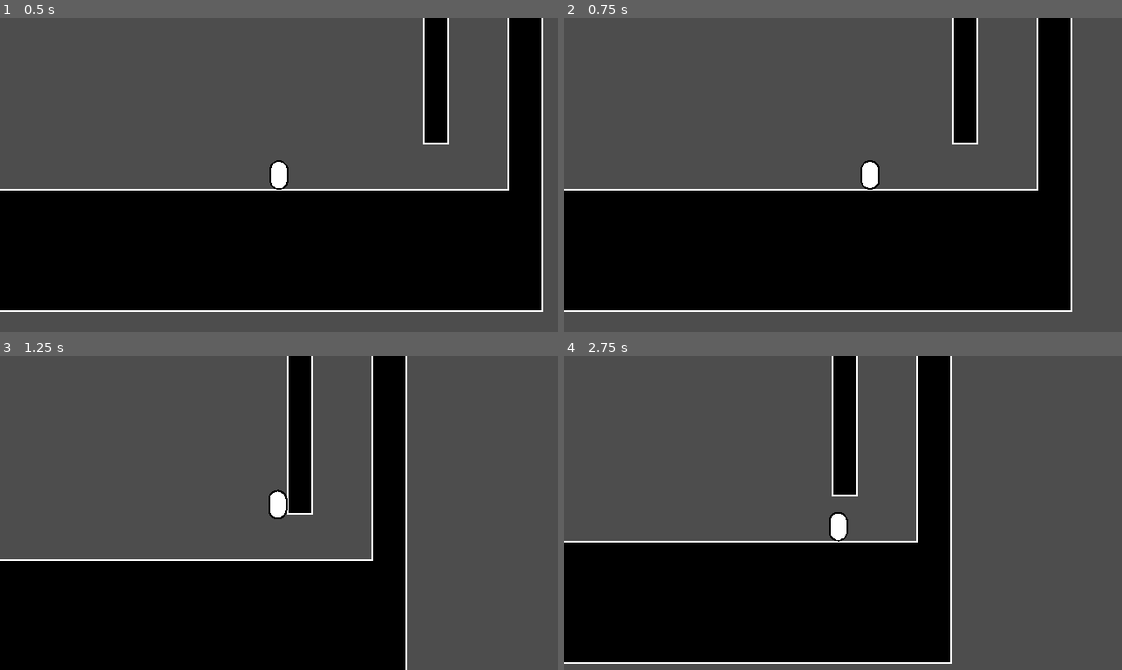
Above: before the commit, frames 1-4 (two rows, left to right).
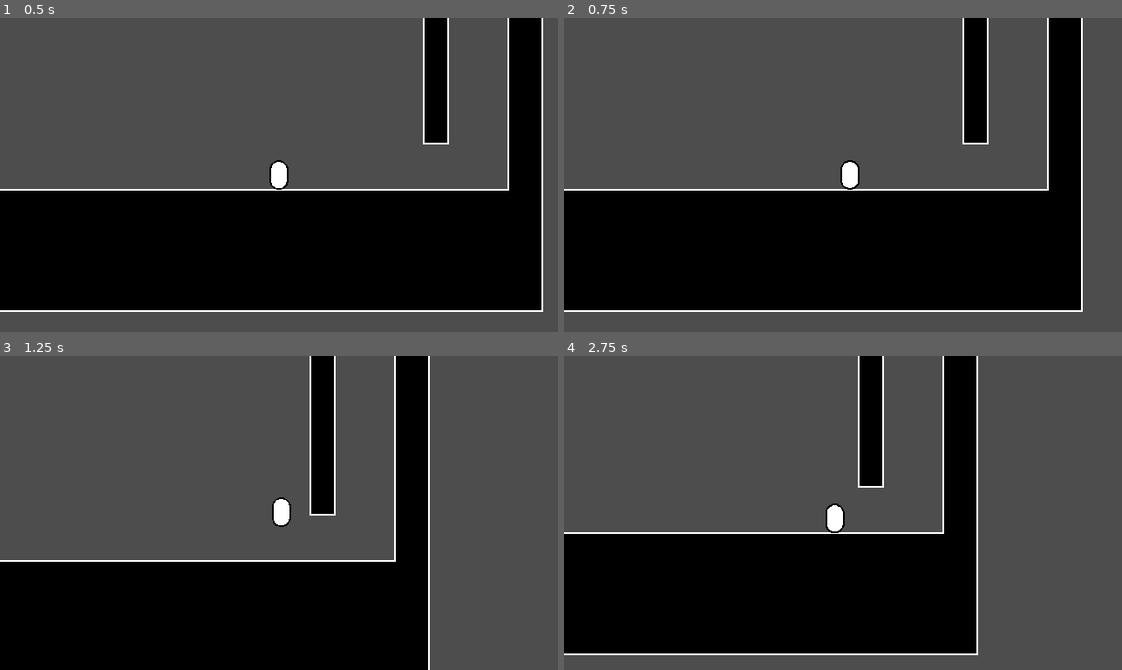
Above: after the commit, the same moments.

Repository: OwlOnTheHill/Weaver-And-The-Whisper
Game: Godot game, scene res://Scenes/world.tscn
Two runs of this game, one before a commit and one after it. Both use one fixed random seed, a clock stepped at 60 frames per second and the inputs below. Before the commit the project starts from res://world.tscn.
Inputs (mouse positions are in pixels of both pictures, inside the frame that each line leads up to):
- Up to frame 1 (0.5 s): no input
- Up to frame 2 (0.75 s): move the mouse to (965, 159) at 0.52 s; hold D (move_right) from 0.53 s (still down); tap Shift (dash) at 0.6 s
- Up to frame 3 (1.25 s): keep holding D (move_right); tap Space (jump) at 0.77, 0.8, 1.07 s
- Up to frame 4 (2.75 s): move the mouse to (731, 528) at 1.27 s; tap Space (jump) at 1.35, 1.52, 1.82, 2.3 s; tap Shift (dash) at 1.55 s; move the mouse to (898, 443) at 2.02 s; release D (move_right) at 2.03 s; hold A (move_left) from 2.03 s (still down); click (898, 443) at 2.1 s

Frame 1 is identical in both runs. In frame 2, 5.6% of the frame differs, in the area x 49-93%, y 0-94%; in frame 3, 12%; in frame 4, 16%, in the area x 0-75%, y 0-99%.

Commit message:
Added Double Jump+Locked Abilities+Organized
Organized Folders. I added double jump but locked it until later along with dash.

Diff:
--- a/ash.gd
+++ b/Characters/Player/ash.gd
@@ -16,11 +16,12 @@
 
 # Variable Gravity Settings
 var fall_gravity_multiplier = 1.0
-const MAX_GRAVITY_MULTIPLIER = 1.5 # Maximum gravity increase (1.5x normal)
-const GRAVITY_RAMP_SPEED = 1.5 # How fast gravity increases per second
+const MAX_GRAVITY_MULTIPLIER = 1.5
+const GRAVITY_RAMP_SPEED = 1.5
 
 # ABILITY UNLOCKS
-var double_jump_unlocked = false # Set this to true later in the game
+var double_jump_unlocked = false
+var dash_unlocked = false # DASH IS NOW LOCKED BY DEFAULT
 var current_jumps = 0
 const MAX_JUMPS = 2
 
@@ -28,7 +29,7 @@
 var is_combat_mode = false
 var was_on_floor = false
 var is_attacking = false
-var can_dash = true
+var can_dash = true # Runtime flag (can I dash *right now*?)
 var dash_direction = 0
 var dash_time_left = 0.0
 
@@ -46,7 +47,6 @@
 	if current_state != State.DASH:
 		apply_gravity(delta)
 	else:
-		# Reset gravity buildup while dashing
 		fall_gravity_multiplier = 1.0
 
 	handle_coyote_time()
@@ -55,7 +55,7 @@
 	if is_on_floor():
 		can_dash = true
 		current_jumps = 0
-		fall_gravity_multiplier = 1.0 # Reset gravity accumulation
+		fall_gravity_multiplier = 1.0
 
 	#STATE MACHINE SWITCHER
 	match current_state:
@@ -131,7 +131,7 @@
 	if state_just_changed:
 		velocity.y = -JUMP_VELOCITY
 		current_jumps += 1
-		fall_gravity_multiplier = 1.0 # Reset gravity on new jump
+		fall_gravity_multiplier = 1.0
 		state_just_changed = false
 		$JumpBufferTimer.stop()
 
@@ -141,7 +141,6 @@
 	if is_on_floor():
 		change_state(State.IDLE)
 
-	# Check for Double Jump
 	check_double_jump()
 	try_dash()
 
@@ -152,12 +151,10 @@
 	if is_on_floor():
 		change_state(State.IDLE)
 
-	# Standard Ground Jump (Coyote Time)
 	if not $JumpBufferTimer.is_stopped():
 		if is_on_floor() or not $CoyoteTimer.is_stopped():
 			change_state(State.JUMP)
 
-	# Check for Double Jump
 	check_double_jump()
 	try_dash()
 
@@ -167,7 +164,6 @@
 func check_double_jump():
 	if Input.is_action_just_pressed("jump") and double_jump_unlocked:
 		if current_jumps < MAX_JUMPS:
-			# Force state change back to JUMP even if we are already jumping/falling
 			change_state(State.JUMP)
 
 func handle_dash_state(delta: float):
@@ -177,7 +173,6 @@
 		$DashTimer.start()
 		can_dash = false
 
-		# Direction is already guaranteed by try_dash(), but we check again for safety
 		var input_dir = Input.get_axis("move_left", "move_right")
 		if input_dir != 0:
 			dash_direction = input_dir
@@ -238,28 +233,23 @@
 	try_dash()
 
 func try_dash():
-	# 1. Pressed Dash Button
-	# 2. Can Dash (not on cooldown, not used in air yet)
-	# 3. Cooldown Timer is finished
-	# 4. HAS INPUT DIRECTION
-	if Input.is_action_just_pressed("dash") and can_dash and $DashTimer.is_stopped():
+	# 1. Input Check
+	# 2. Ability Unlocked Check (dash_unlocked)
+	# 3. Runtime Check (can_dash, cooldown)
+	# 4. Direction Check
+	if Input.is_action_just_pressed("dash") and dash_unlocked and can_dash and $DashTimer.is_stopped():
 		if Input.get_axis("move_left", "move_right") != 0:
 			change_state(State.DASH)
 
 func apply_gravity(delta):
 	if not is_on_floor():
-		# Wall Slide Gravity ONLY when falling
 		if is_on_wall_only() and velocity.y > 0:
 			velocity += WALL_GRAVITY * delta
-			# Reset multiplier on wall slide so you don't plummet after leaving wall
 			fall_gravity_multiplier = 1.0
 		else:
-			# Variable Fall Gravity
-			if velocity.y > 0: # If falling
-				# Increase multiplier over time
+			if velocity.y > 0:
 				fall_gravity_multiplier = move_toward(fall_gravity_multiplier, MAX_GRAVITY_MULTIPLIER, GRAVITY_RAMP_SPEED * delta)
 			else:
-				# Reset if rising (jumping up)
 				fall_gravity_multiplier = 1.0
 
 			velocity += get_gravity() * fall_gravity_multiplier * delta
--- a/ash.tscn
+++ b/Characters/Player/ash.tscn
@@ -1,7 +1,7 @@
 [gd_scene format=3 uid="uid://d0wdgmmrwbx5c"]
 
-[ext_resource type="Script" uid="uid://c7oahjcvc8fh4" path="res://ash.gd" id="1_xukp1"]
-[ext_resource type="Script" uid="uid://dma2tnms3pih3" path="res://camera_follow.gd" id="2_21xbq"]
+[ext_resource type="Script" uid="uid://c7oahjcvc8fh4" path="res://Characters/Player/ash.gd" id="1_xukp1"]
+[ext_resource type="Script" uid="uid://dma2tnms3pih3" path="res://Characters/Player/camera_follow.gd" id="2_21xbq"]
 
 [sub_resource type="CapsuleMesh" id="CapsuleMesh_21xbq"]
 radius = 11.0
--- a/world.tscn
+++ b/Scenes/world.tscn
@@ -1,6 +1,6 @@
 [gd_scene format=3 uid="uid://cjd3fbelibipj"]
 
-[ext_resource type="PackedScene" uid="uid://d0wdgmmrwbx5c" path="res://ash.tscn" id="1_f3sb7"]
+[ext_resource type="PackedScene" uid="uid://d0wdgmmrwbx5c" path="res://Characters/Player/ash.tscn" id="1_f3sb7"]
 
 [sub_resource type="RectangleShape2D" id="RectangleShape2D_fj7yv"]
 size = Vector2(1152, 140)
Renamed: ash.gd.uid -> Characters/Player/ash.gd.uid
Renamed: camera_follow.gd -> Characters/Player/camera_follow.gd
Renamed: camera_follow.gd.uid -> Characters/Player/camera_follow.gd.uid
